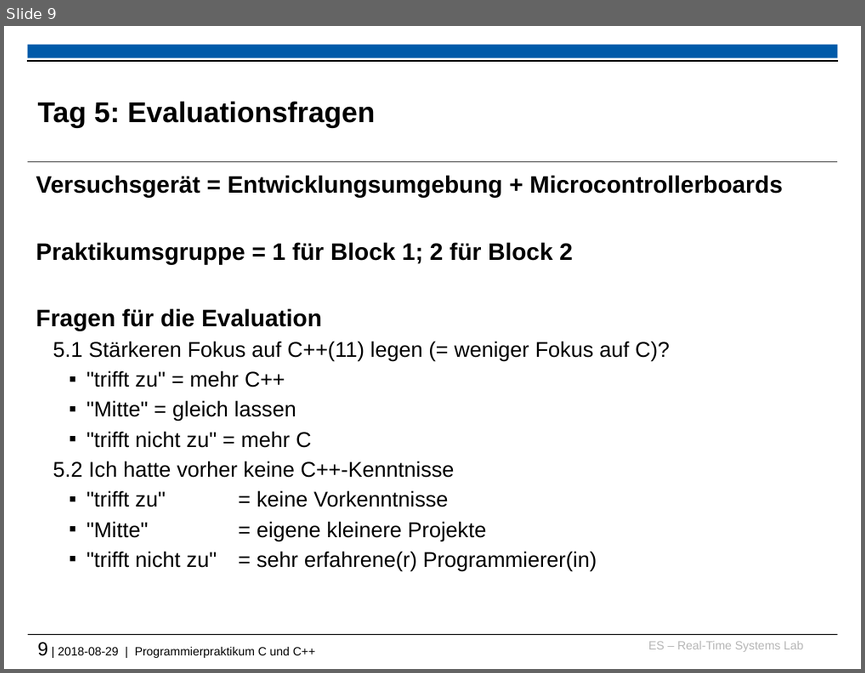
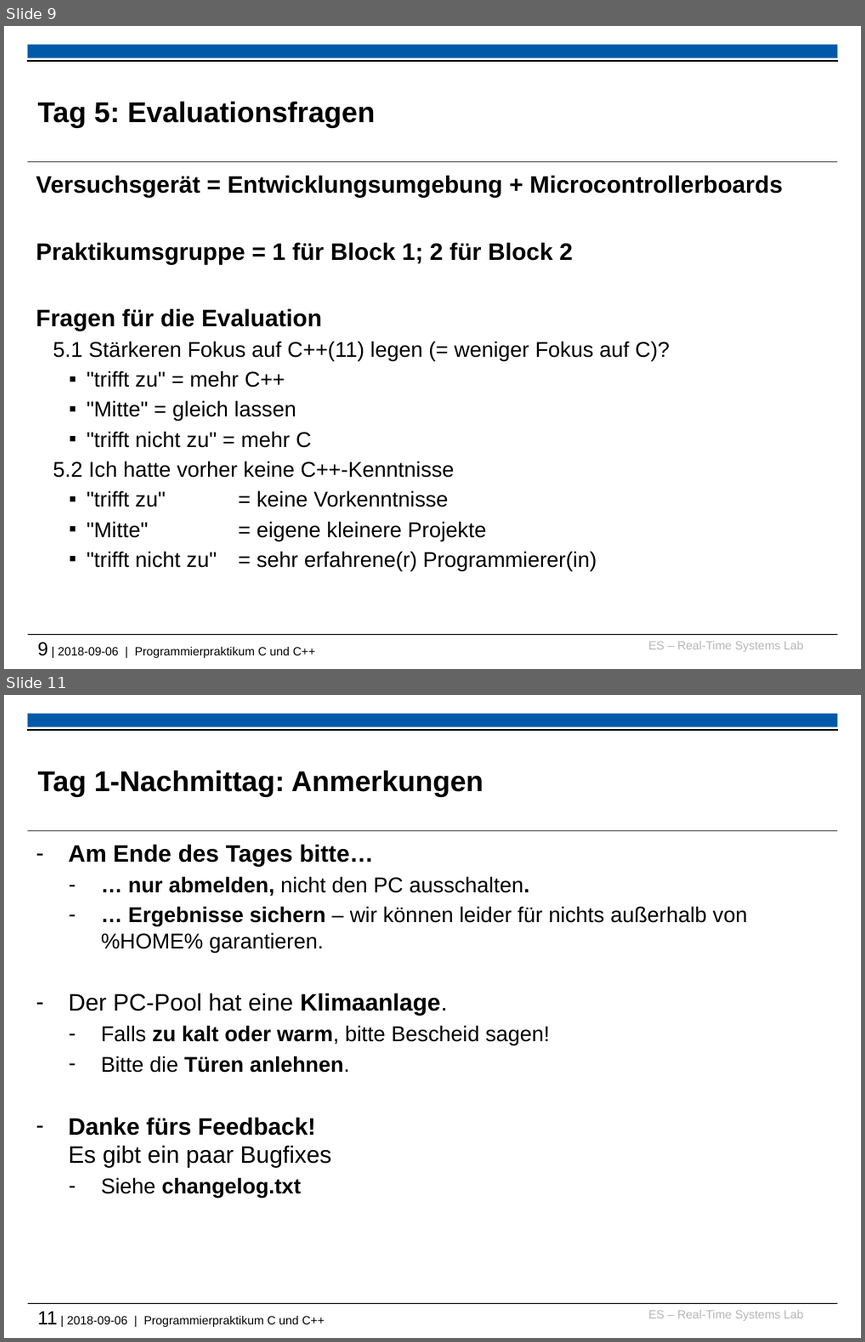
Before and after one commit to Gafielt/tud-cppp, a slide deck: 2018/recap_and_warmup_slides.pptx. Shown one above the other, each under a label of ours: slide 9 before the commit, slides 9 and 11 after it; the slides between them are not shown. The pictures are 865x673 and 865x1342 pixels, drawn with LibreOffice and Linux fonts; fonts in the diff are those of the drawing; background and template pictures are left out. Boxes give left, top, right and bottom in pixels: in the first picture for what was removed or moved away, otherwise in the second. Text is boxed around its words. In the diff, an @@ line names an element or a change of style, - is before the commit and + after.

```diff
--- a/2018/recap_and_warmup_slides.pptx
+++ b/2018/recap_and_warmup_slides.pptx
@@ slide 11 added at <box>4,695,861,1338</box>, background #FFFFFF; not listed: 6 template elements that a slide beside it also shows @@
@@ title added at <box>38,770,483,797</box>, 24 pt, text #000000, bold @@
+Tag 1-Nachmittag: Anmerkungen
@@ text added at <box>69,844,748,1198</box>, 18 pt, text #000000 @@
+– Am Ende des Tages bitte…
+  – … nur abmelden, nicht den PC ausschalten.
+  – … Ergebnisse sichern – wir können leider für nichts außerhalb von %HOME% garantieren.
+– Der PC-Pool hat eine Klimaanlage.
+  – Falls zu kalt oder warm, bitte Bescheid sagen!
+  – Bitte die Türen anlehnen.
+– Danke fürs Feedback!
+  Es gibt ein paar Bugfixes
+  – Siehe changelog.txt
@@ text at <box>38,641,315,658</box>: text changed @@
-9 | 2018-08-29 | Programmierpraktikum C und C++
+9 | 2018-09-06 | Programmierpraktikum C und C++
```
Also in this commit, not shown: 4 other slides added, 22 other files.
